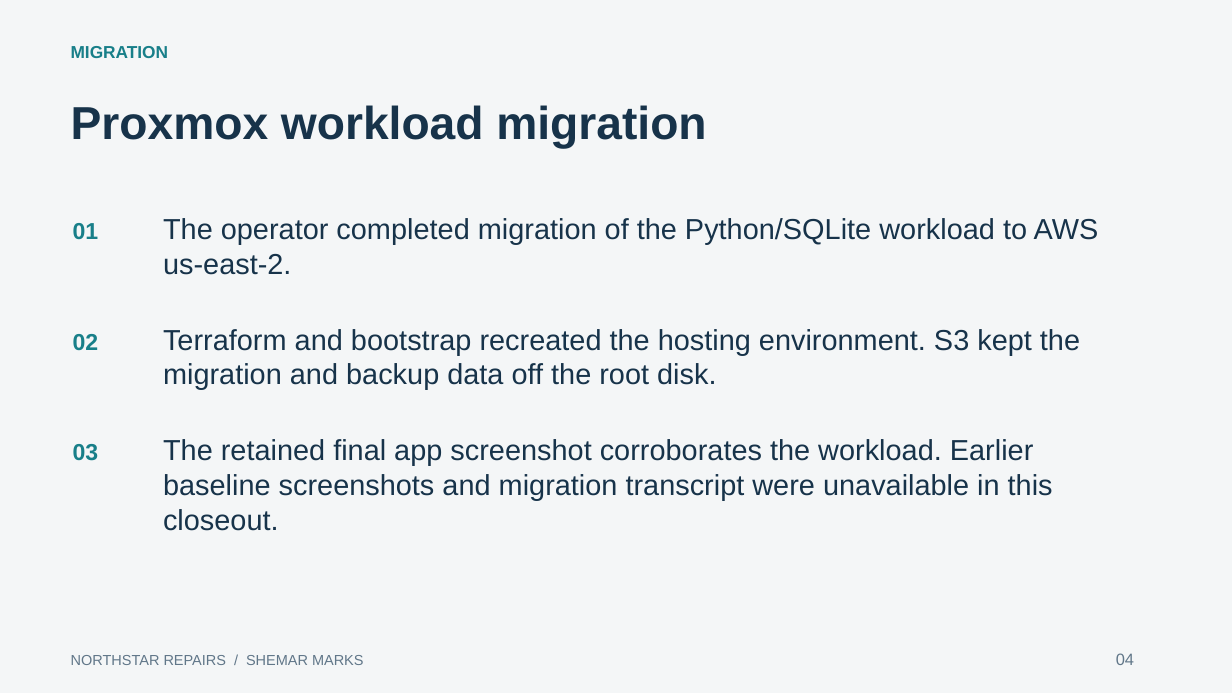
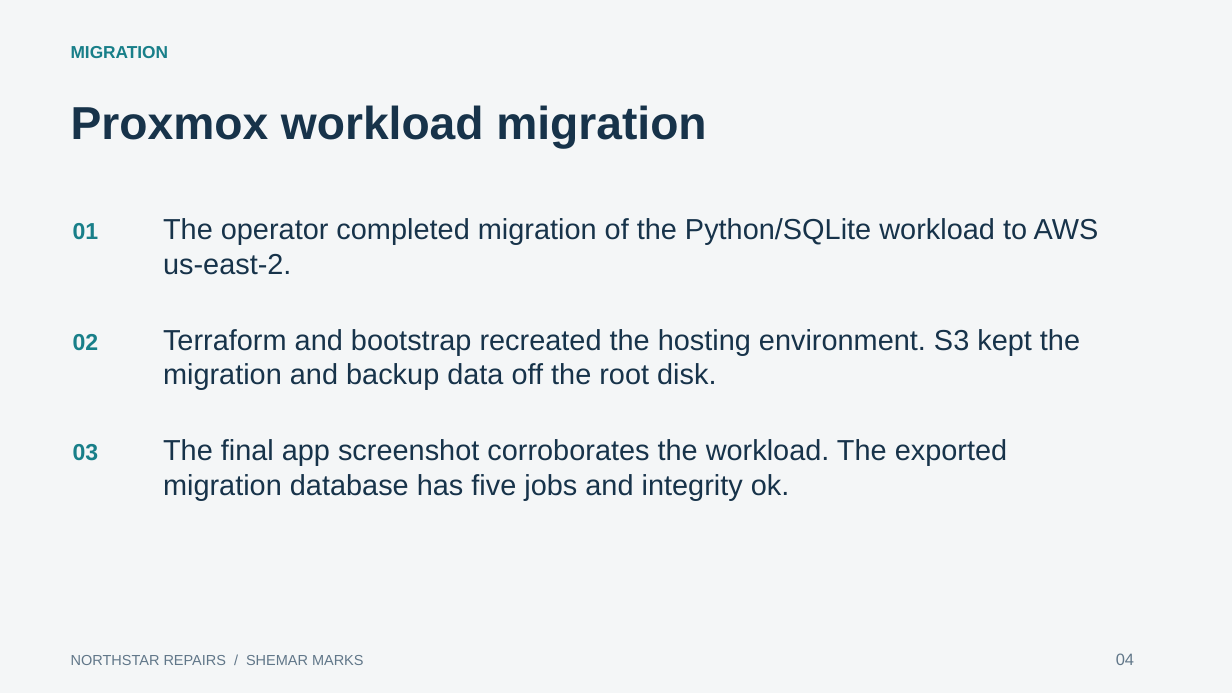
Before and after one commit to Shemarhn/northstar-aws-recovery, a slide deck: slide 4 of docs/presentation/Northstar-Repairs-Case-Study.pptx. Drawn at 1232x693 pixels with LibreOffice and Linux fonts; fonts in the diff are those of the drawing. Boxes give left, top, right and bottom in pixels: in the first picture for what was removed or moved away, otherwise in the second. Text is boxed around its words. In the diff, an @@ line names an element or a change of style, - is before the commit and + after.

Commit message:
Record verified AWS teardown and finalize recovery case study

```diff
--- a/docs/presentation/Northstar-Repairs-Case-Study.pptx
+++ b/docs/presentation/Northstar-Repairs-Case-Study.pptx
@@ text at [163,439,1007,500]: text changed @@
-The retained final app screenshot corroborates the workload. Earlier baseline screenshots and migration transcript were unavailable in this closeout.
+The final app screenshot corroborates the workload. The exported migration database has five jobs and integrity ok.
```
Also in this commit, not shown: 2 other slides changed, 10 other files.
